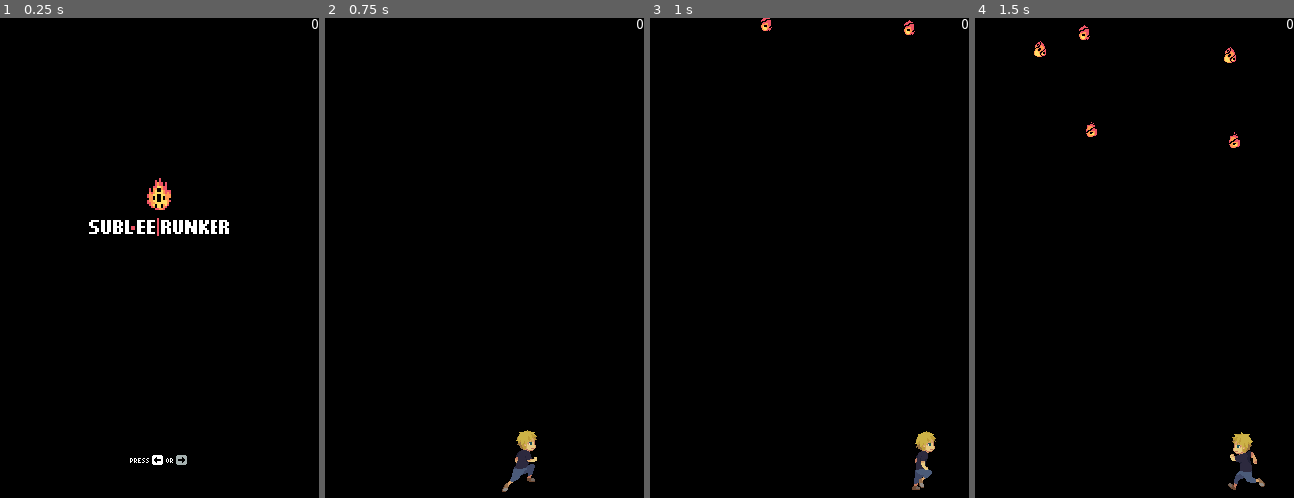
Above: before the commit, frames 1-4 (left to right).
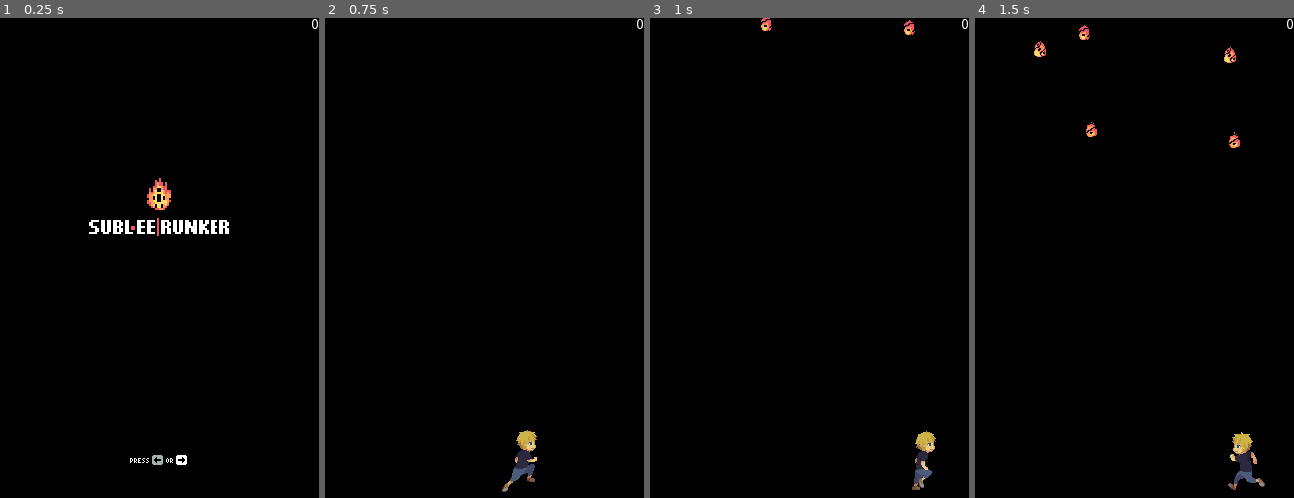
Above: after the commit, the same moments.

Repository: yeonghoey/subleerunker-gd
Game: Godot game, scene res://main/main.tscn
Same seed, same stepped clock (60 frames per second), same inputs: the game is played once before the commit and once after it.
Inputs:
- Up to frame 1 (0.25 s): no input
- Up to frame 2 (0.75 s): tap Enter at 0.5 s; hold Right (ui_right) from 0.53 s (still down)
- Up to frame 3 (1 s): keep holding Right (ui_right)
- Up to frame 4 (1.5 s): release Right (ui_right) at 1.28 s; hold Left (ui_left) from 1.28 s (still down)

The runs differ from the first frame. In frame 1, 0.1% of the frame differs, in the area x 47-59%, y 91-94%; in frame 2, nothing differs; in frame 3, nothing differs; in frame 4, nothing differs.

Commit message:
Minor fixes

Diff:
--- a/menu/menu.gd
+++ b/menu/menu.gd
@@ -2,8 +2,17 @@
 
 signal pressed
 
+var signaled := false
+
 func _unhandled_input(event):
-	if (Input.is_action_pressed("ui_left") or \
-		Input.is_action_pressed("ui_right")):
+	if signaled:
+		return
+
+	var pressed := (
+		Input.is_action_pressed("ui_left") or
+		Input.is_action_pressed("ui_right"))
+
+	if pressed:
 		emit_signal("pressed")
+		signaled = true
 		queue_free()
--- a/menu/menu.tscn
+++ b/menu/menu.tscn
@@ -23,5 +23,4 @@
 [node name="AnimatedSprite" type="AnimatedSprite" parent="."]
 position = Vector2( 160, 442 )
 frames = SubResource( 1 )
-frame = 1
 playing = true
--- a/ui/ui.gd
+++ b/ui/ui.gd
@@ -1,10 +1,10 @@
 extends MarginContainer
 
-var current_score_label: Label
+onready var current_score_label := find_node("CurrentScore") as Label
+
 var current_score := 0
 
 func _ready():
-	current_score_label = find_node("CurrentScore") as Label
 	reset()
 
 func reset():
